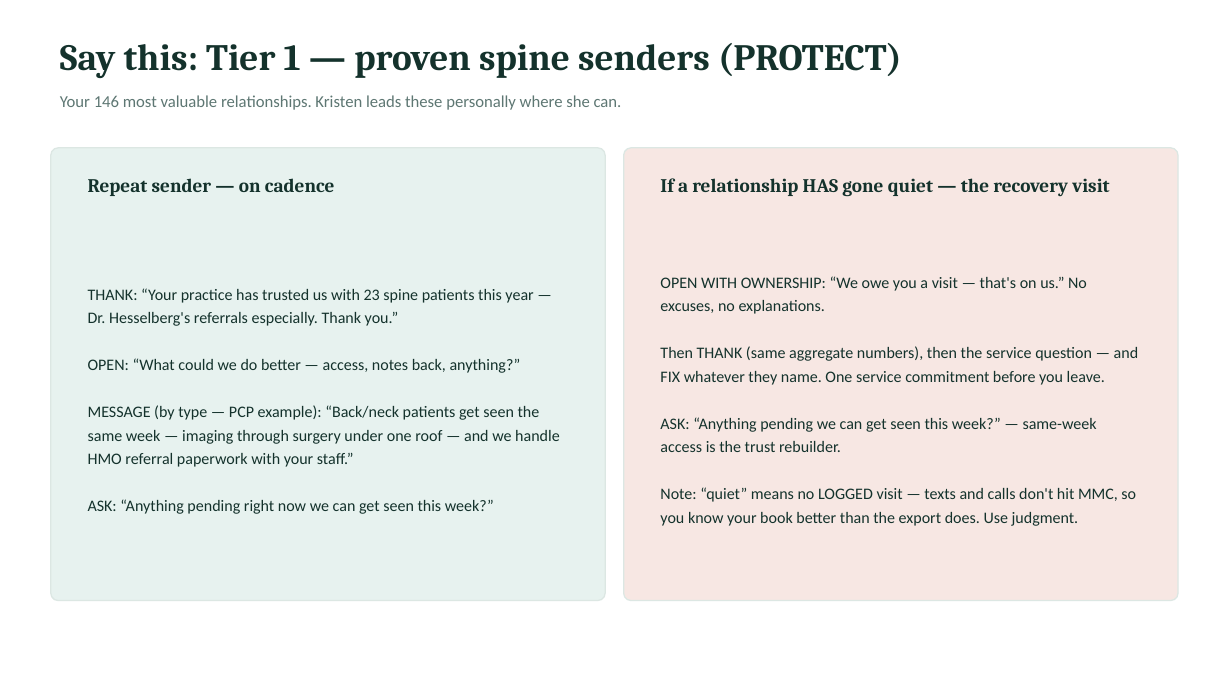
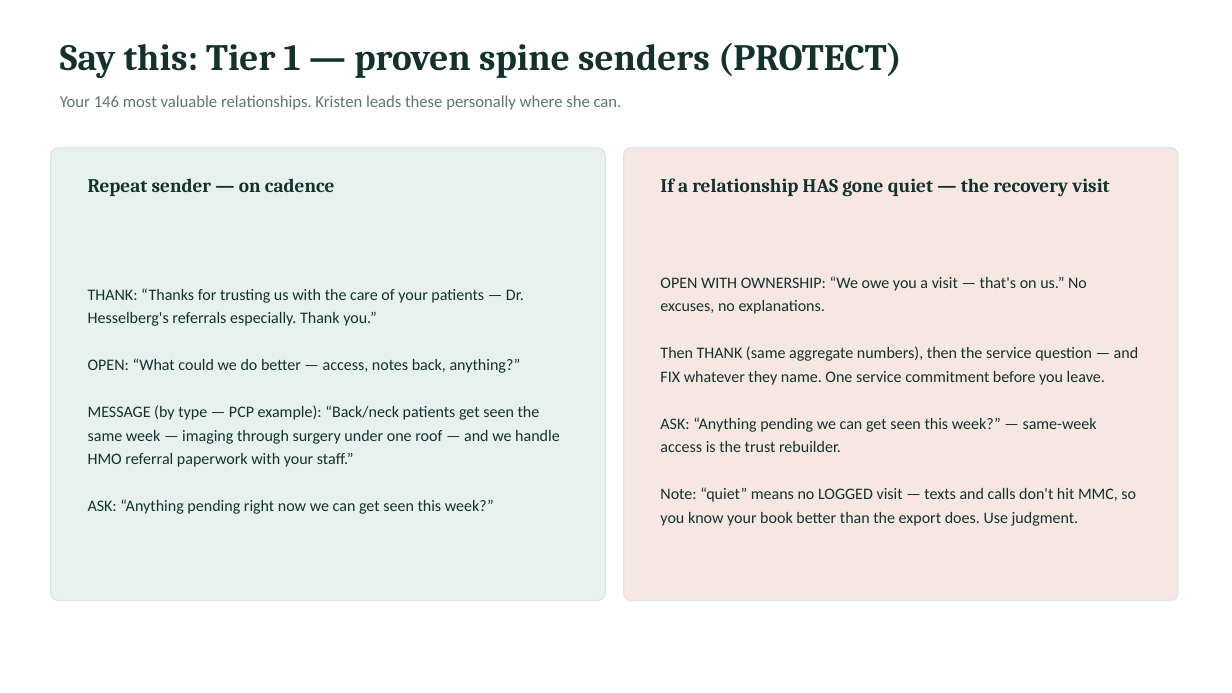
Before and after one commit to JosephAndrewMacLean/SHP, a slide deck: slide 6 of pm/kristen-share/SHP-Spine-Team-Rollout_Kristen_Jul22.pptx. Drawn at 1232x693 pixels with LibreOffice and Linux fonts; fonts in the diff are those of the drawing. Boxes give left, top, right and bottom in pixels: in the first picture for what was removed or moved away, otherwise in the second. Text is boxed around its words. In the diff, an @@ line names an element or a change of style, - is before the commit and + after.

```diff
--- a/pm/kristen-share/SHP-Spine-Team-Rollout_Kristen_Jul22.pptx
+++ b/pm/kristen-share/SHP-Spine-Team-Rollout_Kristen_Jul22.pptx
@@ text at (x1=88, y1=288, x2=524, y2=326): text changed @@
-THANK: “Your practice has trusted us with 23 spine patients this year — Dr. Hesselberg's referrals especially. Thank you.”
+THANK: “Thanks for trusting us with the care of your patients — Dr. Hesselberg's referrals especially. Thank you.”
```
Also in this commit, not shown: 8 other slides changed, 1 slide removed, 7 other files.
